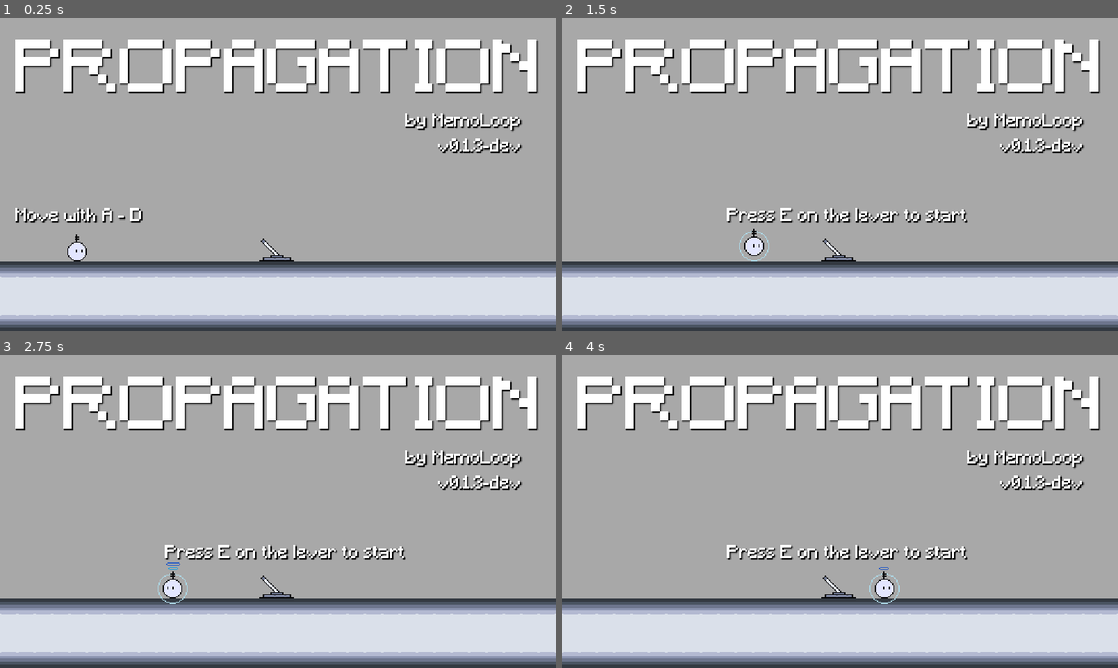
Above: before the commit, frames 1-4 (two rows, left to right).
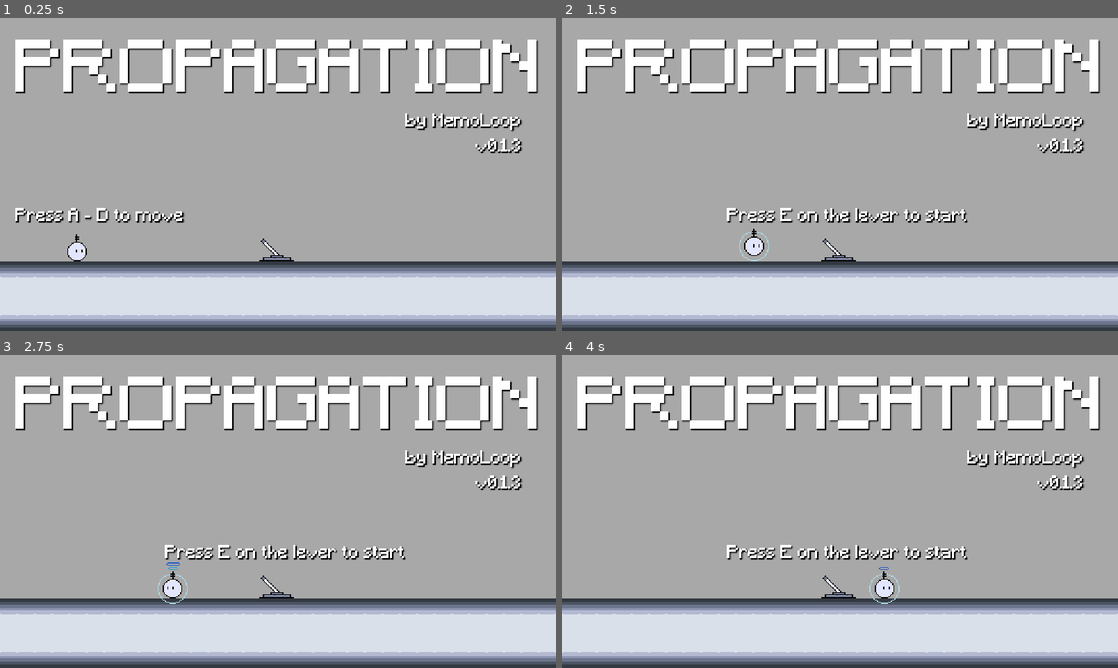
Above: after the commit, the same moments.

Repository: memoloop/ld-59
Game: Godot game, scene res://scenes/title_screen/title_screen.tscn
The game is run twice, just before and just after one commit, with the same random seed, the same clock (stepped at 60 frames per second) and the same inputs. Sound files missing from this copy of the repository are replaced by a short silence.
Inputs (mouse positions are in pixels of both pictures, inside the frame that each line leads up to):
- Up to frame 1 (0.25 s): no input
- Up to frame 2 (1.5 s): tap A (move_left) at 0.5 s; move the mouse to (962, 158) at 0.52 s; hold Q (emit_signal) 0.53-1.28 s; hold D (move_right) from 0.53 s (still down); click (962, 158) at 0.67 s; tap Space (jump) at 0.77, 1.07 s; tap E (interact) at 0.8, 1.25, 1.35 s; move the mouse to (728, 190) at 1.27 s
- Up to frame 3 (2.75 s): tap Space (jump) at 1.52, 1.82 s; tap N at 1.55, 2.1 s; tap E (interact) at 2 s; move the mouse to (333, 442) at 2.02 s; release D (move_right) at 2.03 s; hold A (move_left) from 2.03 s (still down); tap Enter at 2.3 s
- Up to frame 4 (4 s): tap E (interact) at 2.75, 3.5 s; move the mouse to (812, 574) at 2.77 s; release A (move_left) at 2.78 s; hold D (move_right) from 2.78 s (still down); tap Enter at 2.85 s; click (812, 574) at 2.92 s; tap Space (jump) at 3.02, 3.05, 3.32 s; move the mouse to (1006, 558) at 3.52 s; hold Space (jump) from 3.53 s (still down); tap Q (emit_signal) at 3.8 s

The runs differ from the first frame. In frame 1, 1.4% of the frame differs, in the area x 3-94%, y 38-66%; in frame 2, 0.5%; in frame 3, 0.5%; in frame 4, 0.5%.

Commit message:
feat: save manager

Diff:
--- a/entities/wall/wall.tscn
+++ b/entities/wall/wall.tscn
@@ -2,7 +2,7 @@
 
 [ext_resource type="Script" uid="uid://l6pq2r6wnek7" path="res://entities/wall/wall.gd" id="1_2jwxi"]
 [ext_resource type="Texture2D" uid="uid://drpdad65dbdux" path="res://assets/images/wall.png" id="1_ndby4"]
-[ext_resource type="Script" uid="uid://ddex005pxcfs2" path="res://scripts/death_zone.gd" id="3_0n2nn"]
+[ext_resource type="Script" uid="uid://ddex005pxcfs2" path="res://scripts/custom_nodes/death_zone.gd" id="3_0n2nn"]
 
 [sub_resource type="RectangleShape2D" id="RectangleShape2D_ndby4"]
 size = Vector2(32, 64)
--- a/gui/input_mapper/input_button.gd
+++ b/gui/input_mapper/input_button.gd
@@ -41,6 +41,7 @@
 			listen_new_event = false
 			label_normal_state()
 			get_label().text = get_event().as_text()
+			SaveManager.set_input(action_name, get_event().as_text())
 
 func _on_pressed():
 	listen_new_event = true
--- a/gui/input_mapper/input_mapper.tscn
+++ b/gui/input_mapper/input_mapper.tscn
@@ -1,7 +1,7 @@
 [gd_scene format=3 uid="uid://mn5uekqxoimx"]
 
 [ext_resource type="Script" uid="uid://ccfggie1k83ju" path="res://gui/input_mapper/input_mapper.gd" id="1_4ri6t"]
-[ext_resource type="Script" uid="uid://bdirocy7ye5f" path="res://scripts/selection_container.gd" id="1_uh584"]
+[ext_resource type="Script" uid="uid://bdirocy7ye5f" path="res://scripts/custom_nodes/selection_container.gd" id="1_uh584"]
 [ext_resource type="Script" uid="uid://c41nl5ccgb3pb" path="res://gui/input_mapper/input_button.gd" id="2_07s2q"]
 
 [node name="InputMapper" type="PanelContainer" unique_id=1751403971]
--- a/gui/menu/menu.tscn
+++ b/gui/menu/menu.tscn
@@ -1,7 +1,7 @@
 [gd_scene format=3 uid="uid://7raur46wcu4g"]
 
 [ext_resource type="Script" uid="uid://vdr6dcdvfdy7" path="res://gui/menu/menu.gd" id="1_iots8"]
-[ext_resource type="Script" uid="uid://bdirocy7ye5f" path="res://scripts/selection_container.gd" id="2_0n48u"]
+[ext_resource type="Script" uid="uid://bdirocy7ye5f" path="res://scripts/custom_nodes/selection_container.gd" id="2_0n48u"]
 
 [node name="Menu" type="PanelContainer" unique_id=2064217305]
 process_mode = 2
--- a/gui/settings/settings.gd
+++ b/gui/settings/settings.gd
@@ -3,12 +3,16 @@
 
 @export var gui: GUI
 @onready var selection_container: SelectionContainer = $MarginContainer/SelectionContainer
+@onready var volume_button: VolumeButton = $MarginContainer/SelectionContainer/VolumeButton
 
 func _on_close_button_pressed() -> void:
 	hide()
 	gui.menu.show()
 	gui.menu.selection_container.get_buttons()[0].grab_focus()
 
+	# Save the volume settings
+	SaveManager.set_volume(volume_button.volume)
+
 func _on_input_button_pressed() -> void:
 	hide()
 	gui.input_mapper.show()
--- a/gui/settings/settings.tscn
+++ b/gui/settings/settings.tscn
@@ -1,6 +1,6 @@
 [gd_scene format=3 uid="uid://wbj6sndgiymw"]
 
-[ext_resource type="Script" uid="uid://bdirocy7ye5f" path="res://scripts/selection_container.gd" id="1_cphfk"]
+[ext_resource type="Script" uid="uid://bdirocy7ye5f" path="res://scripts/custom_nodes/selection_container.gd" id="1_cphfk"]
 [ext_resource type="Script" uid="uid://cygoen82vfayh" path="res://gui/settings/settings.gd" id="1_po07c"]
 [ext_resource type="Script" uid="uid://bsdhcnhfuc423" path="res://gui/settings/volume_button.gd" id="2_mq5kv"]
 
@@ -48,7 +48,5 @@
 layout_mode = 2
 text = "Close"
 
-[connection signal="focus_entered" from="MarginContainer/SelectionContainer/VolumeButton" to="MarginContainer/SelectionContainer/VolumeButton" method="_on_focus_entered"]
-[connection signal="gui_input" from="MarginContainer/SelectionContainer/VolumeButton" to="MarginContainer/SelectionContainer/VolumeButton" method="_on_gui_input"]
 [connection signal="pressed" from="MarginContainer/SelectionContainer/InputButton" to="." method="_on_input_button_pressed"]
 [connection signal="pressed" from="MarginContainer/SelectionContainer/CloseButton" to="." method="_on_close_button_pressed"]
--- a/gui/settings/volume_button.gd
+++ b/gui/settings/volume_button.gd
@@ -1,18 +1,26 @@
 extends Button
+class_name VolumeButton
 
 var increase: bool = false
 var decrease: bool = false
 
-@onready var volume: float = AudioServer.get_bus_volume_linear(0)
+@onready var volume: float = 0.5
+var step: float = 0.001
 
 func _ready() -> void:
+	gui_input.connect(_on_gui_input)
+
+	var data = SaveManager.get_save_data()
+	if data is Dictionary:
+		volume = data["volume"]
+	AudioServer.set_bus_volume_linear(0, volume)
 	text = "Volume < >: " + str(int(volume * 100))
 
 func _on_gui_input(_event: InputEvent) -> void:
-	if Input.is_action_pressed("ui_left"):
+	if Input.is_action_pressed("ui_left") or Input.is_action_pressed("move_left"):
 		increase = false
 		decrease = true
-	elif Input.is_action_pressed("ui_right"):
+	elif Input.is_action_pressed("ui_right") or Input.is_action_pressed("move_right"):
 		increase = true
 		decrease = false
 	else:
@@ -23,9 +31,9 @@
 	if not increase and not decrease: return
 
 	if increase:
-		volume += 0.01
+		volume += step
 	if decrease:
-		volume -= 0.01
+		volume -= step
 
 	volume = clamp(volume, 0.0, 1.0)
 	AudioServer.set_bus_volume_linear(0, volume)
--- a/project.godot
+++ b/project.godot
@@ -11,7 +11,7 @@
 [application]
 
 config/name="Propagation"
-config/version="0.1.3-dev"
+config/version="0.1.3"
 run/main_scene="uid://bt1j3uvqp3xai"
 config/features=PackedStringArray("4.6", "GL Compatibility")
 boot_splash/show_image=false
@@ -47,7 +47,6 @@
 "events": [Object(InputEventKey,"resource_local_to_scene":false,"resource_name":"","device":0,"window_id":0,"alt_presse …(194 unchanged characters)…
 , Object(InputEventJoypadButton,"resource_local_to_scene":false,"resource_name":"","device":-1,"button_index":13,"pressure":0.0,"pressed":false,"script":null)
 , Object(InputEventJoypadMotion,"resource_local_to_scene":false,"resource_name":"","device":-1,"axis":0,"axis_value":-1.0,"script":null)
-, Object(InputEventKey,"resource_local_to_scene":false,"resource_name":"","device":-1,"window_id":0,"alt_pressed":false,"shift_pressed":false,"ctrl_pressed":false,"meta_pressed":false,"pressed":false,"keycode":0,"physical_keycode":65,"key_label":0,"unicode":97,"location":0,"echo":false,"script":null)
 ]
 }
 ui_right={
@@ -55,7 +54,6 @@
 "events": [Object(InputEventKey,"resource_local_to_scene":false,"resource_name":"","device":0,"window_id":0,"alt_presse …(194 unchanged characters)…
 , Object(InputEventJoypadButton,"resource_local_to_scene":false,"resource_name":"","device":-1,"button_index":14,"pressure":0.0,"pressed":false,"script":null)
 , Object(InputEventJoypadMotion,"resource_local_to_scene":false,"resource_name":"","device":-1,"axis":0,"axis_value":1.0,"script":null)
-, Object(InputEventKey,"resource_local_to_scene":false,"resource_name":"","device":-1,"window_id":0,"alt_pressed":false,"shift_pressed":false,"ctrl_pressed":false,"meta_pressed":false,"pressed":false,"keycode":0,"physical_keycode":68,"key_label":0,"unicode":100,"location":0,"echo":false,"script":null)
 ]
 }
 ui_up={
@@ -74,28 +72,31 @@
 }
 move_left={
 "deadzone": 0.2,
-"events": [Object(InputEventKey,"resource_local_to_scene":false,"resource_name":"","device":-1,"window_id":0,"alt_pressed":false,"shift_pressed":false,"ctrl_pressed":false,"meta_pressed":false,"pressed":false,"keycode":65,"physical_keycode":0,"key_label":0,"unicode":97,"location":0,"echo":false,"script":null)
-]
+"events": []
 }
 move_right={
 "deadzone": 0.2,
-"events": [Object(InputEventKey,"resource_local_to_scene":false,"resource_name":"","device":-1,"window_id":0,"alt_pressed":false,"shift_pressed":false,"ctrl_pressed":false,"meta_pressed":false,"pressed":false,"keycode":68,"physical_keycode":0,"key_label":0,"unicode":100,"location":0,"echo":false,"script":null)
-]
+"events": []
 }
 jump={
 "deadzone": 0.2,
-"events": [Object(InputEventKey,"resource_local_to_scene":false,"resource_name":"","device":-1,"window_id":0,"alt_pressed":false,"shift_pressed":false,"ctrl_pressed":false,"meta_pressed":false,"pressed":false,"keycode":32,"physical_keycode":0,"key_label":0,"unicode":32,"location":0,"echo":false,"script":null)
-]
+"events": []
 }
 emit_signal={
 "deadzone": 0.2,
-"events": [Object(InputEventKey,"resource_local_to_scene":false,"resource_name":"","device":-1,"window_id":0,"alt_pressed":false,"shift_pressed":false,"ctrl_pressed":false,"meta_pressed":false,"pressed":false,"keycode":81,"physical_keycode":0,"key_label":0,"unicode":113,"location":0,"echo":false,"script":null)
-]
+"events": []
 }
 interact={
 "deadzone": 0.2,
-"events": [Object(InputEventKey,"resource_local_to_scene":false,"resource_name":"","device":-1,"window_id":0,"alt_pressed":false,"shift_pressed":false,"ctrl_pressed":false,"meta_pressed":false,"pressed":false,"keycode":69,"physical_keycode":0,"key_label":0,"unicode":101,"location":0,"echo":false,"script":null)
-]
+"events": []
+}
+move_up={
+"deadzone": 0.2,
+"events": []
+}
+move_down={
+"deadzone": 0.2,
+"events": []
 }
 pause={
 "deadzone": 0.2,
@@ -107,16 +108,6 @@
 "deadzone": 0.2,
 "events": [Object(InputEventKey,"resource_local_to_scene":false,"resource_name":"","device":-1,"window_id":0,"alt_press …(195 unchanged characters)…
 , Object(InputEventKey,"resource_local_to_scene":false,"resource_name":"","device":-1,"window_id":0,"alt_pressed":true, …(185 unchanged characters)…
-]
-}
-move_up={
-"deadzone": 0.2,
-"events": [Object(InputEventKey,"resource_local_to_scene":false,"resource_name":"","device":-1,"window_id":0,"alt_pressed":false,"shift_pressed":false,"ctrl_pressed":false,"meta_pressed":false,"pressed":false,"keycode":87,"physical_keycode":0,"key_label":0,"unicode":119,"location":0,"echo":false,"script":null)
-]
-}
-move_down={
-"deadzone": 0.2,
-"events": [Object(InputEventKey,"resource_local_to_scene":false,"resource_name":"","device":-1,"window_id":0,"alt_pressed":false,"shift_pressed":false,"ctrl_pressed":false,"meta_pressed":false,"pressed":false,"keycode":83,"physical_keycode":0,"key_label":0,"unicode":115,"location":0,"echo":false,"script":null)
 ]
 }
 
--- a/scenes/game/game.tscn
+++ b/scenes/game/game.tscn
@@ -9,7 +9,7 @@
 [ext_resource type="PackedScene" uid="uid://dmttihixhrg5e" path="res://entities/signal_receiver/signal_receiver.tscn" id="7_u5sy4"]
 [ext_resource type="PackedScene" uid="uid://cx5bhrwcueokt" path="res://entities/moving_platform/moving_platform.tscn" id="8_gee14"]
 [ext_resource type="PackedScene" uid="uid://cvuvw8yrd6o85" path="res://entities/door/door.tscn" id="10_dinhu"]
-[ext_resource type="Script" uid="uid://ddex005pxcfs2" path="res://scripts/death_zone.gd" id="10_vtaks"]
+[ext_resource type="Script" uid="uid://ddex005pxcfs2" path="res://scripts/custom_nodes/death_zone.gd" id="10_vtaks"]
 [ext_resource type="PackedScene" uid="uid://c83bly3kart5k" path="res://scenes/credit_screen/credit_screen.tscn" id="11_5jirj"]
 [ext_resource type="AudioStream" uid="uid://ctjrw5opjjk7k" path="res://assets/musics/main-theme.ogg" id="11_kvpfn"]
 
--- a/scenes/title_screen/title_screen.gd
+++ b/scenes/title_screen/title_screen.gd
@@ -14,3 +14,13 @@
 
 func _ready():
 	version_label.text = "v" + Utils.get_version()
+
+	var save_data = SaveManager.get_save_data()
+	if not save_data or save_data.is_empty():
+		SaveManager.create_save()
+
+	SaveManager.setup_input()
+
+	var input_data = SaveManager.get_save_data()["input"]
+	move_A_D_label.text = "Press {0} - {1} to move".format([input_data["move_left"], input_data["move_right"]])
+	press_E_label.text = "Press {0} on the lever to start".format([input_data["interact"]])
--- a/scripts/Debug.gd
+++ b/scripts/Debug.gd
@@ -12,3 +12,6 @@
 		if event.pressed:
 			if event.keycode == KEY_M:
 				AudioServer.set_bus_mute(0, not AudioServer.is_bus_mute(0))
+
+			if event.keycode == KEY_N:
+				print(InputMap.action_get_events("move_left"))
--- /dev/null
+++ b/scripts/save_manager.gd
@@ -0,0 +1,62 @@
+extends Node
+class_name SaveManager
+
+const SAVE_PATH: String = "user://save.json"
+
+const TEMPLATE := {
+	"input": {
+		"move_up": "W",
+		"move_down": "S",
+		"move_left": "A",
+		"move_right": "D",
+		"jump": "Space",
+		"interact": "E",
+		"emit_signal": "Q"
+	},
+	"volume": 0.5
+}
+
+static func create_save():
+	var file := FileAccess.open(SAVE_PATH, FileAccess.WRITE)
+	if file:
+		file.store_string(JSON.stringify(TEMPLATE))
+		file.close()
+
+static func get_save_data() -> Variant:
+	var data := FileAccess.get_file_as_string(SAVE_PATH)
+	if data.is_empty():
+		return null
+	return JSON.parse_string(data)
+
+static func setup_input():
+	var data = get_save_data()
+	if data is Dictionary:
+		for action in data["input"]:
+			clean_action(action)
+
+			var event := InputEventKey.new()
+			event.keycode = OS.find_keycode_from_string(data["input"][action])
+			event.pressed = true
+			InputMap.action_add_event(action, event)
+
+static func clean_action(action: StringName):
+	InputMap.erase_action(action)
+	InputMap.add_action(action)
+
+static func set_input(action: StringName, event_label: String):
+	var file := FileAccess.open(SAVE_PATH, FileAccess.READ_WRITE)
+	if file:
+		var data = get_save_data()
+		if data is Dictionary:
+			data["input"][action] = event_label
+			file.store_string(JSON.stringify(data))
+		file.close()
+
+static func set_volume(volume: float):
+	var file := FileAccess.open(SAVE_PATH, FileAccess.READ_WRITE)
+	if file:
+		var data = get_save_data()
+		if data is Dictionary:
+			data["volume"] = volume
+			file.store_string(JSON.stringify(data))
+		file.close()
Not shown, changed: TODO.txt
Renamed: scripts/death_zone.gd -> scripts/custom_nodes/death_zone.gd
Renamed: scripts/death_zone.gd.uid -> scripts/custom_nodes/death_zone.gd.uid
Renamed: scripts/selection_container.gd -> scripts/custom_nodes/selection_container.gd
Renamed: scripts/selection_container.gd.uid -> scripts/custom_nodes/selection_container.gd.uid
Renamed: scripts/signal_propagator.gd -> scripts/custom_nodes/signal_propagator.gd
Renamed: scripts/signal_propagator.gd.uid -> scripts/custom_nodes/signal_propagator.gd.uid
Not shown, added: scripts/save_manager.gd.uid
Not shown, changed: CHANGELOG.md
